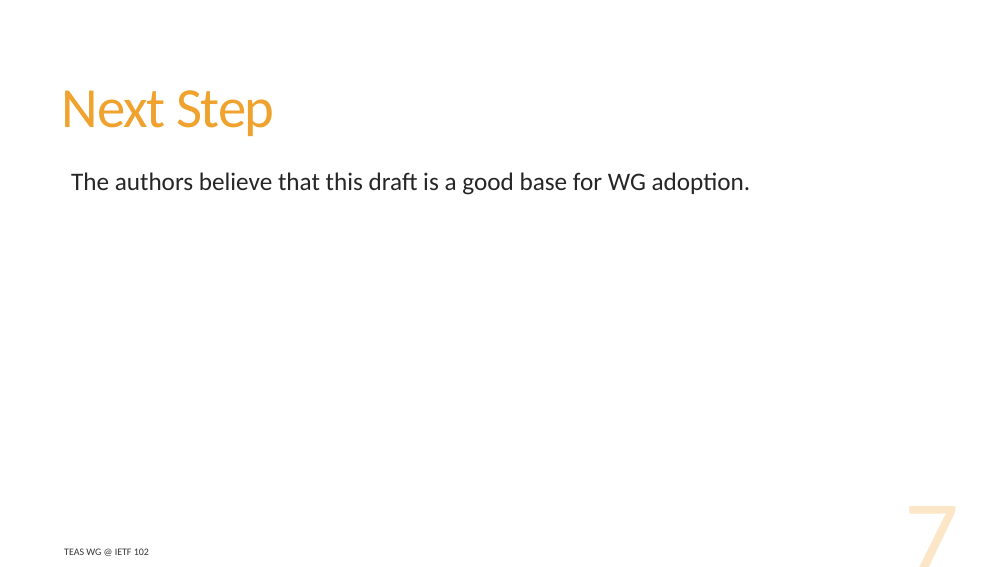
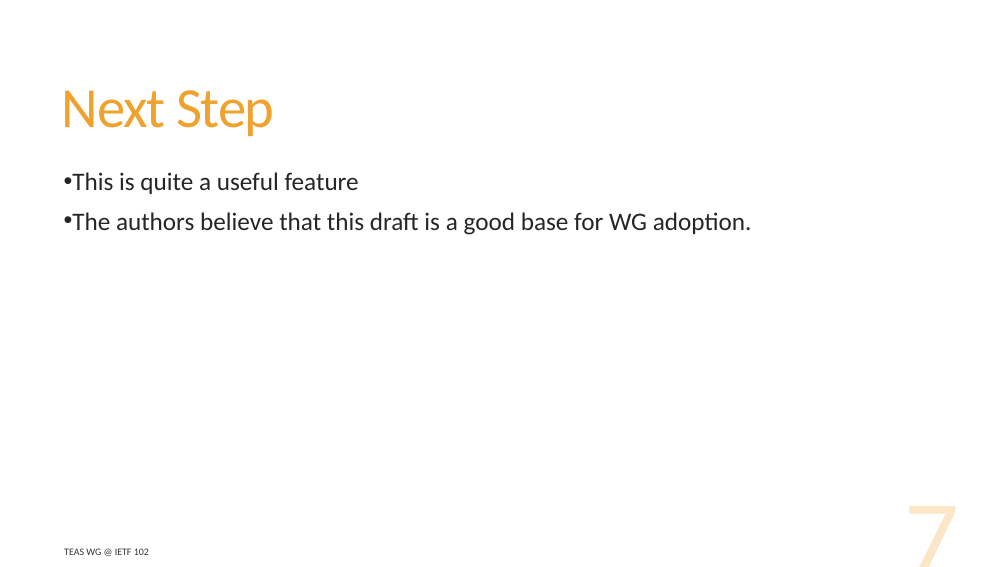
Before and after one commit to dhruvdhody-huawei/102, a slide deck: slide 7 of TEAS_draft-lee-teas-te-service-mapping-yang-08_IETF102-V2.pptx. Drawn at 1008x567 pixels with LibreOffice and Linux fonts; fonts in the diff are those of the drawing. Boxes give left, top, right and bottom in pixels: in the first picture for what was removed or moved away, otherwise in the second. Text is boxed around its words. In the diff, an @@ line names an element or a change of style, - is before the commit and + after.

```diff
--- a/TEAS_draft-lee-teas-te-service-mapping-yang-08_IETF102-V2.pptx
+++ b/TEAS_draft-lee-teas-te-service-mapping-yang-08_IETF102-V2.pptx
@@ text at (x1=72, y1=172, x2=359, y2=194): paragraph added @@
+• This is quite a useful feature
@@ text at (x1=72, y1=212, x2=752, y2=235): bullet   to • @@
```
Also in this commit, not shown: 4 other slides changed, 1 slide added, 2 other files.
